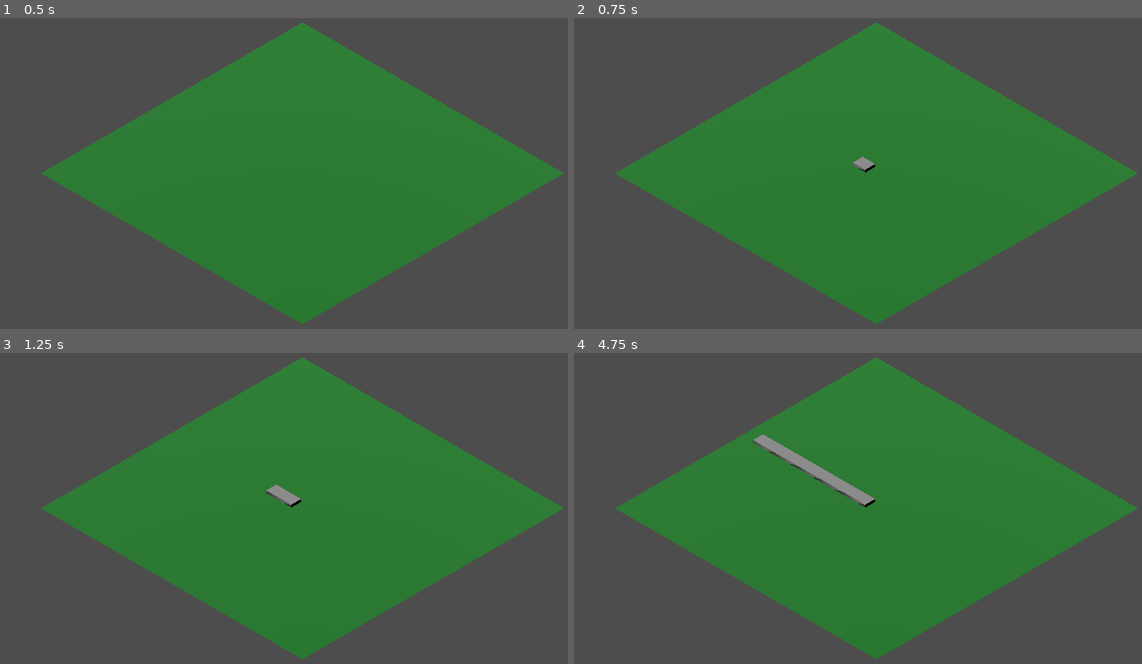
Above: before the commit, frames 1-4 (two rows, left to right).
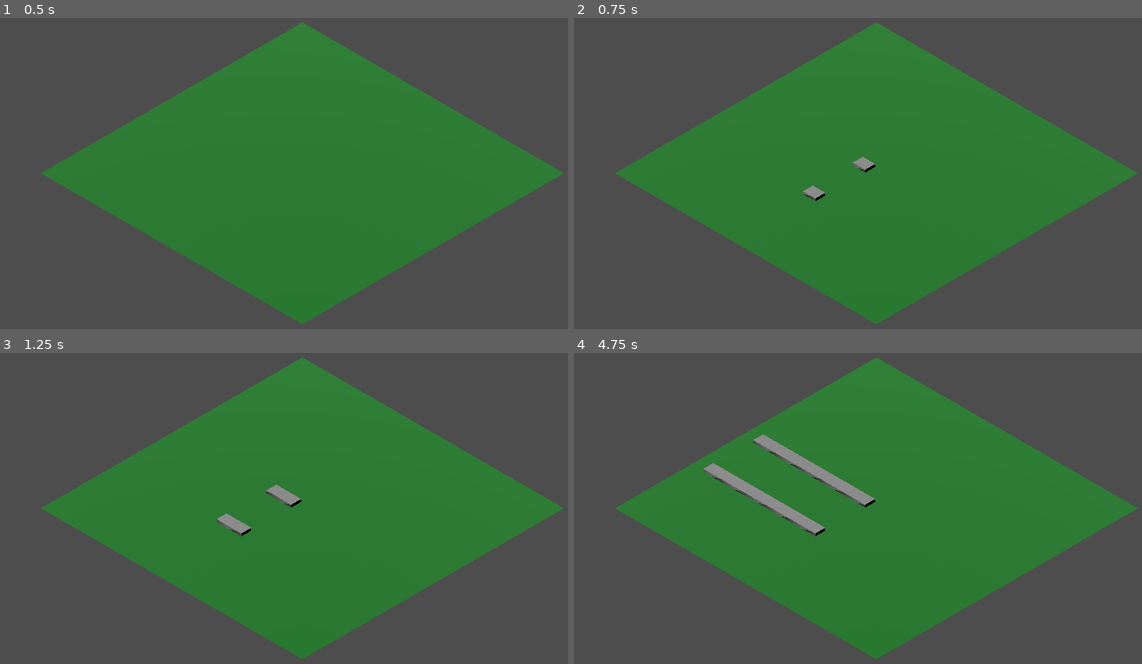
Above: after the commit, the same moments.

Repository: freeborough/RunawayTrains
Game: Godot game, scene res://world.tscn
The game is run twice, just before and just after one commit, with the same random seed, the same clock (stepped at 60 frames per second) and the same inputs. Before the commit the project has no main scene; this scene is started directly in both runs.
Inputs:
- Up to frame 1 (0.5 s): no input
- Up to frame 2 (0.75 s): tap Enter at 0.5 s
- Up to frame 3 (1.25 s): no input
- Up to frame 4 (4.75 s): tap Space at 2 s; tap Enter at 3.5 s

Frame 1 is identical in both runs. In frame 2, 0.1% of the frame differs, in the area x 40-45%, y 53-59%; in frame 3, 0.2%; in frame 4, 0.9%, in the area x 22-45%, y 35-59%.

Commit message:
Added multiplayer.
- Just one additional player at the moment, but apart from input bindings it can support any number of players.
- Added a GameManager to support the instantiating of new players, we'll do a lot more with this script later.

Diff:
--- /dev/null
+++ b/game_manager.gd
@@ -0,0 +1,33 @@
+extends Node
+
+var player : PackedScene = preload("res://player.tscn")
+
+var number_of_players : int = 2
+var players : Array[Player] = []
+
+
+func _ready():
+	spawn_players()
+
+
+func _process(delta):
+	check_for_quit()
+
+
+func spawn_players():
+	for i in number_of_players:
+		# Instantiate a new Player.
+		var new_player = player.instantiate() as Player
+		players.append(new_player)
+		get_tree().current_scene.add_child(new_player)
+
+		# Initialise the new Player.
+		new_player.player_handle = "p%s" % (i + 1)
+		new_player.position = Vector3(0, 0, i * 4)
+		new_player.facing = Vector2(-1, 0)
+
+
+func check_for_quit():
+	# TODO: Replace with a proper game menu, support for all controllers pressing START, etc.
+	if Input.is_action_just_pressed("quit"):
+		get_tree().quit()
--- a/player.gd
+++ b/player.gd
@@ -1,3 +1,4 @@
+class_name Player
 extends Node3D
 
 # Amount of time in seconds between ticks (movement).
@@ -16,8 +17,8 @@
 @export var track_size : float = 1.0
 
 # The scenes to use when laying pieces of track.
-var track_straight : PackedScene = load("res://track_straight.tscn")
-var track_corner : PackedScene = load("res://track_corner.tscn")
+var track_straight : PackedScene = preload("res://track_straight.tscn")
+var track_corner : PackedScene = preload("res://track_corner.tscn")
 
 # This is where we'll be trying to face on the next tick.
 var next_facing: Vector2 = facing
@@ -40,17 +41,10 @@
 var is_alive : bool = true
 
 func _process(delta):
-	check_for_quit()
 	if is_alive:
 		handle_player_input()
 		move_collider()
 		move_when_ready(delta)
-
-
-func check_for_quit():
-	# TODO: Replace with a proper game menu at some point.
-	if Input.is_action_just_pressed("quit"):
-		get_tree().quit()
 
 
 func handle_player_input():
--- a/project.godot
+++ b/project.godot
@@ -11,8 +11,13 @@
 [application]
 
 config/name="Runaway Trains"
+run/main_scene="res://world.tscn"
 config/features=PackedStringArray("4.2", "Forward Plus")
 config/icon="res://icon.svg"
+
+[autoload]
+
+GameManager="*res://game_manager.gd"
 
 [input]
 
@@ -31,6 +36,16 @@
 "events": [Object(InputEventKey,"resource_local_to_scene":false,"resource_name":"","device":0,"window_id":0,"alt_presse …(181 unchanged characters)…
 ]
 }
+p2_left={
+"deadzone": 0.5,
+"events": [Object(InputEventKey,"resource_local_to_scene":false,"resource_name":"","device":-1,"window_id":0,"alt_pressed":false,"shift_pressed":false,"ctrl_pressed":false,"meta_pressed":false,"pressed":false,"keycode":0,"physical_keycode":4194319,"key_label":0,"unicode":0,"echo":false,"script":null)
+]
+}
+p2_right={
+"deadzone": 0.5,
+"events": [Object(InputEventKey,"resource_local_to_scene":false,"resource_name":"","device":-1,"window_id":0,"alt_pressed":false,"shift_pressed":false,"ctrl_pressed":false,"meta_pressed":false,"pressed":false,"keycode":0,"physical_keycode":4194321,"key_label":0,"unicode":0,"echo":false,"script":null)
+]
+}
 
 [rendering]
 
--- a/world.tscn
+++ b/world.tscn
@@ -1,6 +1,4 @@
-[gd_scene load_steps=4 format=3 uid="uid://bmcwnklx25nvw"]
-
-[ext_resource type="PackedScene" uid="uid://cv8mw3rod3vo5" path="res://player.tscn" id="1_43tx7"]
+[gd_scene load_steps=3 format=3 uid="uid://bmcwnklx25nvw"]
 
 [sub_resource type="StandardMaterial3D" id="StandardMaterial3D_2i6gp"]
 albedo_color = Color(0.1372, 0.49, 0.17248, 1)
@@ -19,8 +17,6 @@
 projection = 1
 size = 20.0
 
-[node name="Player" parent="." instance=ExtResource("1_43tx7")]
-
 [node name="DirectionalLight3D" type="DirectionalLight3D" parent="."]
 transform = Transform3D(0.866025, 0.433013, -0.25, 0, 0.5, 0.866025, 0.5, -0.75, 0.433013, 0, 12, 0)
 shadow_enabled = true
Not shown, changed: doc/todo.md
